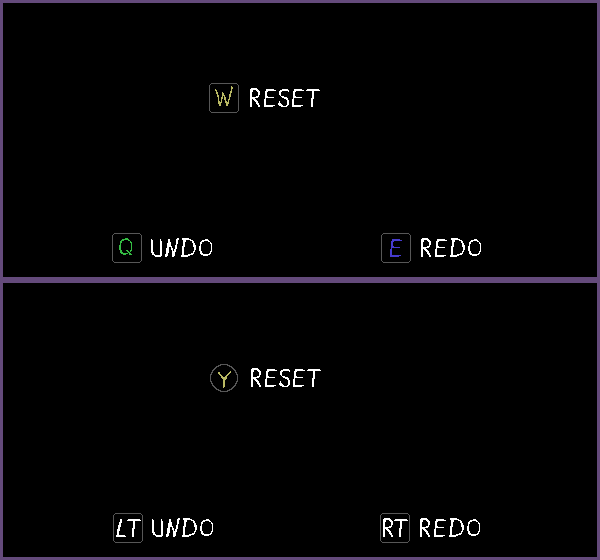
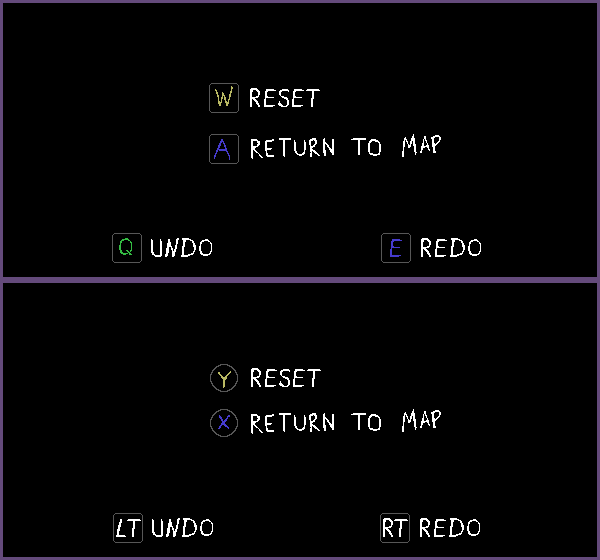
Layers edited between the first and the second 600 x 560 image:
added layer "Return to map" above "button_w_reset" over [209,134,441,437]
